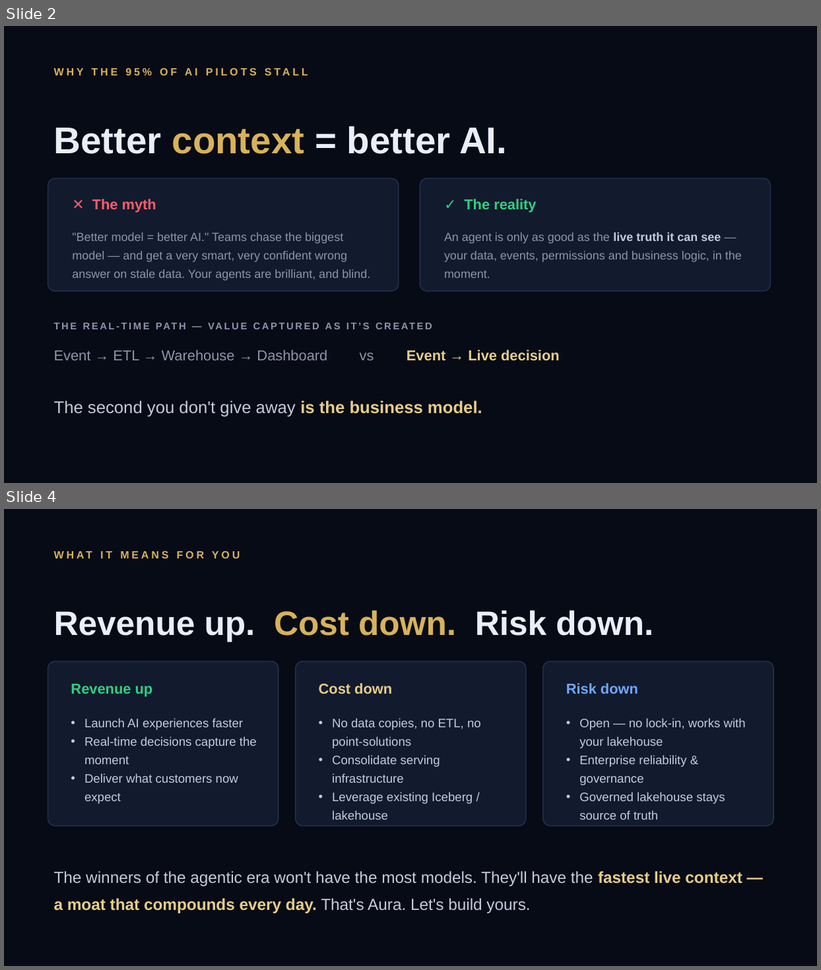
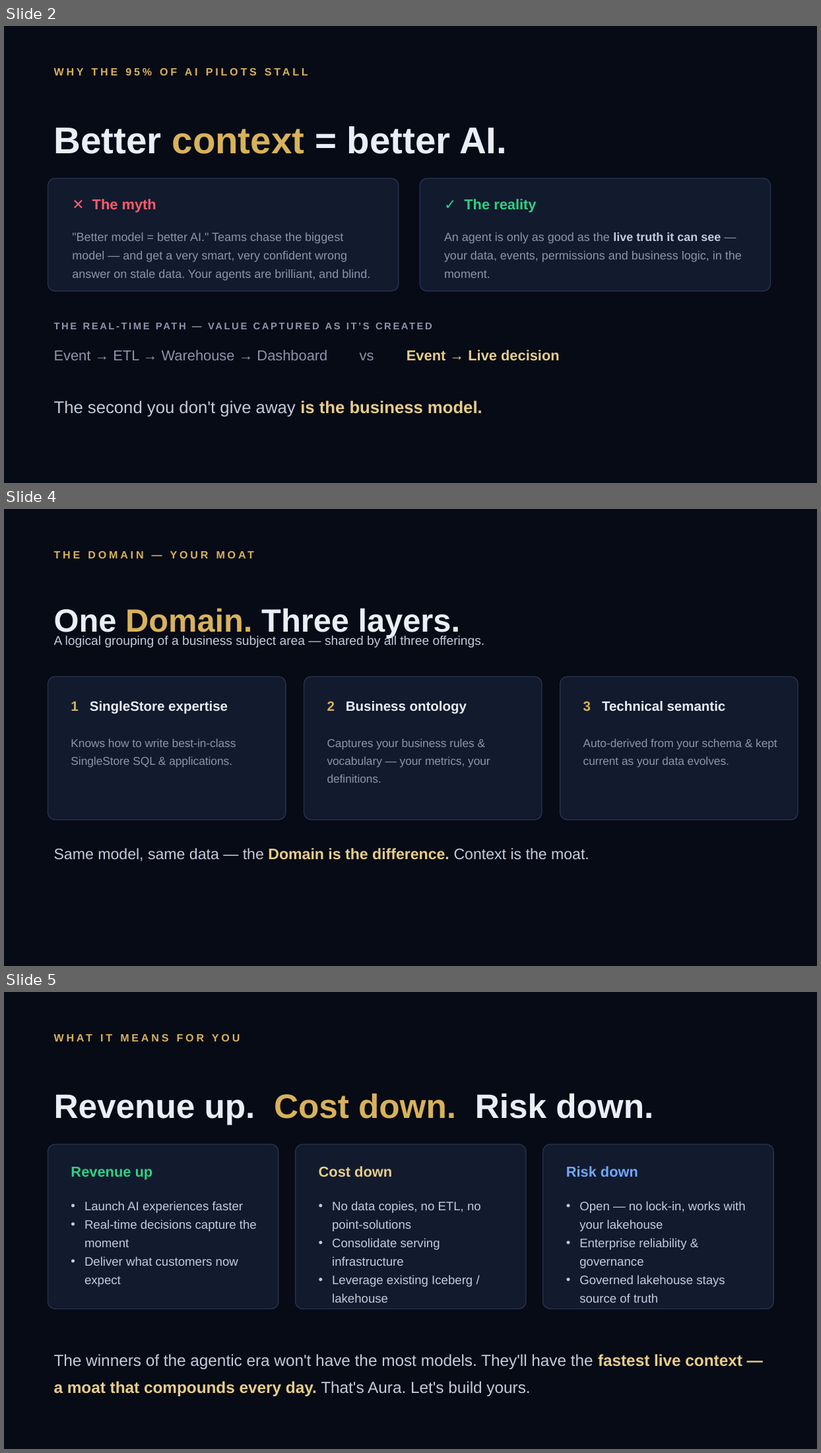
Before and after one commit to nasghar/wealthpulse, a slide deck: WealthPulse-Aura-Deck.pptx. Shown one above the other, each under a label of ours: slides 2 and 4 before the commit, slides 2, 4 and 5 after it; the slides between them are not shown. The pictures are 821x970 and 821x1453 pixels, drawn with LibreOffice and Linux fonts; fonts in the diff are those of the drawing. Boxes give left, top, right and bottom in pixels: in the first picture for what was removed or moved away, otherwise in the second. Text is boxed around its words. In the diff, an @@ line names an element or a change of style, - is before the commit and + after.

```diff
--- a/WealthPulse-Aura-Deck.pptx
+++ b/WealthPulse-Aura-Deck.pptx
@@ slide 4 added at (4,509,817,966), background #070B16 @@
@@ text added at (48,543,780,567), 12.5 pt, text #D8B25A, bold @@
+THE DOMAIN — YOUR MOAT
@@ text added at (54,608,460,638), 38 pt, text #E9EEF7, bold @@
+One Domain. Three layers.
@@ text added at (54,635,485,648), 15 pt, text #C3CCDC @@
+A logical grouping of a business subject area — shared by all three offerings.
@@ rounded rectangle added at (48,677,286,820), fill #121A2E, outline #2A3350 1 pt @@
@@ rounded rectangle added at (304,677,542,820), fill #121A2E, outline #2A3350 1 pt @@
@@ rounded rectangle added at (560,677,798,820), fill #121A2E, outline #2A3350 1 pt @@
@@ text added at (71,701,228,714), 16 pt, text #E9EEF7, bold @@
+1 SingleStore expertise
@@ text added at (327,701,467,714), 16 pt, text #E9EEF7, bold @@
+2 Business ontology
@@ text added at (583,701,726,711), 16 pt, text #E9EEF7, bold @@
+3 Technical semantic
@@ text added at (71,739,236,768), 13.5 pt, text #8B95AB @@
+Knows how to write best-in-class SingleStore SQL & applications.
@@ text added at (327,739,490,783), 13.5 pt, text #8B95AB @@
+Captures your business rules & vocabulary — your metrics, your definitions.
@@ text added at (583,739,778,768), 13.5 pt, text #8B95AB @@
+Auto-derived from your schema & kept current as your data evolves.
@@ text added at (54,848,589,861), 18 pt, text #C3CCDC @@
+Same model, same data — the Domain is the difference. Context is the moat.
@@ what was slide 4 is now slide 5 @@
```
Also in this commit, not shown: 1 other slide added, 1 slide removed, 2 other files.
